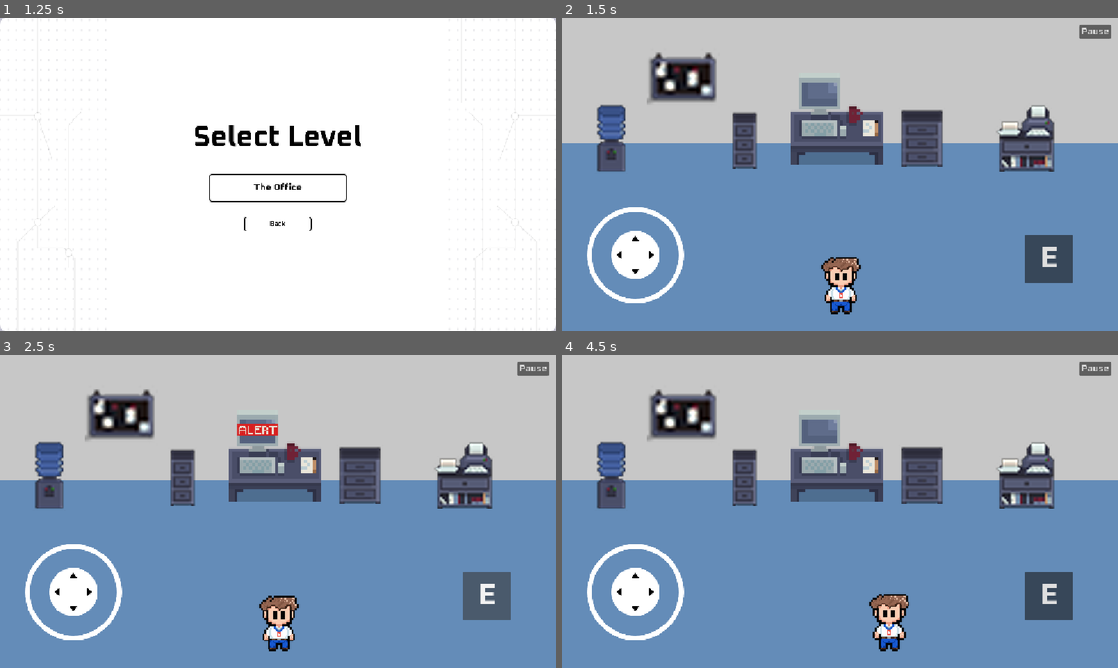
Above: before the commit, frames 1-4 (two rows, left to right).
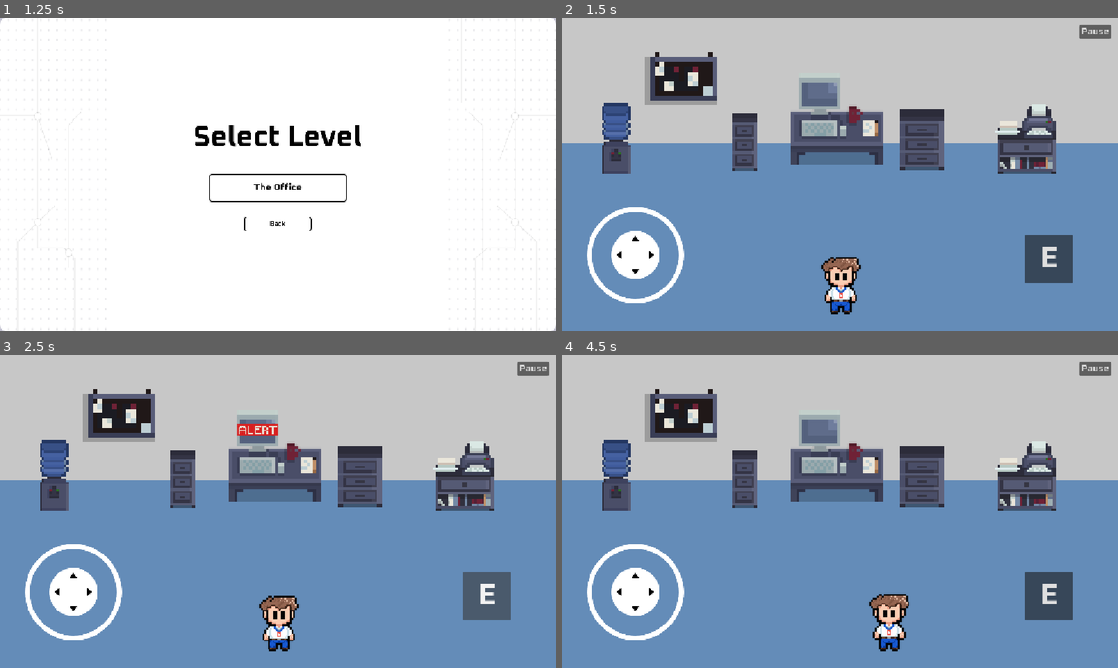
Above: after the commit, the same moments.

Repository: DezJukes/tech-ticket-hero
Game: Godot game, scene res://Scenes/main_menu.tscn
Same seed, same stepped clock (60 frames per second), same inputs: the game is played once before the commit and once after it.
Inputs (mouse positions are in pixels of both pictures, inside the frame that each line leads up to):
- Up to frame 1 (1.25 s): click (278, 212) at 0.5 s
- Up to frame 2 (1.5 s): click (840, 187) at 1.25 s
- Up to frame 3 (2.5 s): click "E" at 2 s
- Up to frame 4 (4.5 s): click "Pause" at 2.75 s; click "Resume" at 3.5 s; tap Enter at 4.25 s; move the mouse to (962, 495) at 4.27 s; hold D (move_right) from 4.28 s (still down); click (962, 495) at 4.42 s

Frame 1 is identical in both runs. In frame 2, 3.5% of the frame differs, in the area x 6-89%, y 10-50%; in frame 3, 3.5%; in frame 4, 3.5%.

Commit message:
fixed furniture and also added collision walls

Diff:
--- /dev/null
+++ b/Scenes/board_frame.tscn
@@ -0,0 +1,17 @@
+[gd_scene format=3 uid="uid://dbrw636buueuk"]
+
+[ext_resource type="Texture2D" uid="uid://bogpcpt6sw7h3" path="res://Assets/Misc/Level 1 - Beginner/Furnitures/Board.png" id="1_a3yj8"]
+
+[sub_resource type="RectangleShape2D" id="RectangleShape2D_l110o"]
+size = Vector2(15, 11)
+
+[node name="BoardFrame" type="Node2D" unique_id=1631846516]
+
+[node name="Sprite2D" type="Sprite2D" parent="." unique_id=367099825]
+texture = ExtResource("1_a3yj8")
+
+[node name="BoardFrameBody" type="StaticBody2D" parent="." unique_id=382742271]
+
+[node name="CollisionShape2D" type="CollisionShape2D" parent="BoardFrameBody" unique_id=1298259116]
+position = Vector2(-0.5, 0.5)
+shape = SubResource("RectangleShape2D_l110o")
--- /dev/null
+++ b/Scenes/filing_cabinet_1.tscn
@@ -0,0 +1,17 @@
+[gd_scene format=3 uid="uid://csntnedlflvm2"]
+
+[ext_resource type="Texture2D" uid="uid://cn7ked3p2t5ff" path="res://Assets/Misc/Level 1 - Beginner/Furnitures/Filing-Cabinet-Tall.png" id="1_g88xv"]
+
+[sub_resource type="RectangleShape2D" id="RectangleShape2D_g88xv"]
+size = Vector2(10, 24)
+
+[node name="FilingCabinet1" type="Node2D" unique_id=1959681443]
+
+[node name="Sprite2D" type="Sprite2D" parent="." unique_id=1178684551]
+texture = ExtResource("1_g88xv")
+
+[node name="FilingCabinetTallBody" type="StaticBody2D" parent="." unique_id=166235220]
+
+[node name="CollisionShape2D" type="CollisionShape2D" parent="FilingCabinetTallBody" unique_id=1021029561]
+position = Vector2(0, 4)
+shape = SubResource("RectangleShape2D_g88xv")
--- /dev/null
+++ b/Scenes/filing_cabinet_2.tscn
@@ -0,0 +1,17 @@
+[gd_scene format=3 uid="uid://dongnad5rxfxy"]
+
+[ext_resource type="Texture2D" uid="uid://b2ym5rpeu5m0p" path="res://Assets/Misc/Level 1 - Beginner/Furnitures/Filing-Cabinet-Wide.png" id="1_plhxs"]
+
+[sub_resource type="RectangleShape2D" id="RectangleShape2D_plhxs"]
+size = Vector2(18, 25)
+
+[node name="FilingCabinet2" type="Node2D" unique_id=1180023425]
+
+[node name="Sprite2D" type="Sprite2D" parent="." unique_id=14612203]
+texture = ExtResource("1_plhxs")
+
+[node name="FilingCabinetWideBody" type="StaticBody2D" parent="." unique_id=494462741]
+
+[node name="CollisionShape2D" type="CollisionShape2D" parent="FilingCabinetWideBody" unique_id=395738787]
+position = Vector2(0, 3.5)
+shape = SubResource("RectangleShape2D_plhxs")
--- a/Scenes/game_scene.tscn
+++ b/Scenes/game_scene.tscn
@@ -7,14 +7,17 @@
 [ext_resource type="Script" uid="uid://ev83luu2pw8p" path="res://Scenes/pause.gd" id="3_fiftr"]
 [ext_resource type="FontFile" uid="uid://c5rykut8ifhd8" path="res://Assets/Font/Oxanium-Bold.ttf" id="4_1ixah"]
 [ext_resource type="PackedScene" uid="uid://bqk4wwgbista1" path="res://Scenes/computer.tscn" id="4_rgj8m"]
-[ext_resource type="Texture2D" uid="uid://dhtcdlp443358" path="res://Assets/Misc/Level 1 - Beginner/Furnitures/Board-Frame.png" id="8_4xiap"]
-[ext_resource type="Texture2D" uid="uid://bjo6d2500gtbq" path="res://Assets/Misc/Level 1 - Beginner/Furnitures/Filing-Cabinet1.png" id="9_wywco"]
-[ext_resource type="Texture2D" uid="uid://cuengilim3efd" path="res://Assets/Misc/Level 1 - Beginner/Furnitures/Filing-Cabinet2.png" id="10_ldntv"]
-[ext_resource type="Texture2D" uid="uid://ditcdudn2us7r" path="res://Assets/Misc/Level 1 - Beginner/Furnitures/Printer-Furniture.png" id="11_w8jfd"]
-[ext_resource type="Texture2D" uid="uid://dvm1g41c3vpv8" path="res://Assets/Misc/Level 1 - Beginner/Furnitures/Water-Dispenser.png" id="12_a7fet"]
+[ext_resource type="PackedScene" uid="uid://dbrw636buueuk" path="res://Scenes/board_frame.tscn" id="8_4xiap"]
+[ext_resource type="PackedScene" uid="uid://csntnedlflvm2" path="res://Scenes/filing_cabinet_1.tscn" id="9_4xiap"]
+[ext_resource type="PackedScene" uid="uid://dongnad5rxfxy" path="res://Scenes/filing_cabinet_2.tscn" id="10_4xiap"]
+[ext_resource type="PackedScene" uid="uid://c1ddoutc25g2q" path="res://Scenes/printer_furniture.tscn" id="11_4xiap"]
+[ext_resource type="PackedScene" uid="uid://bw0kxc2vm7tw5" path="res://Scenes/water_dispenser.tscn" id="12_wywco"]
 
 [sub_resource type="StyleBoxTexture" id="StyleBoxTexture_7iton"]
 texture = ExtResource("2_2fmhe")
+
+[sub_resource type="RectangleShape2D" id="RectangleShape2D_4xiap"]
+size = Vector2(3962, 17)
 
 [node name="game_scene" type="Node2D" unique_id=1648794748]
 script = ExtResource("1_1ixah")
@@ -141,25 +144,38 @@
 theme_override_font_sizes/font_size = 20
 text = "Main Menu"
 
-[node name="BoardFrame" type="Sprite2D" parent="." unique_id=996214933]
+[node name="BoardFrame" parent="." unique_id=2050009075 instance=ExtResource("8_4xiap")]
 position = Vector2(252, 121)
-texture = ExtResource("8_4xiap")
+scale = Vector2(10, 10)
 
-[node name="FilingCabinet1" type="Sprite2D" parent="." unique_id=1245314056]
+[node name="FilingCabinet1" parent="." unique_id=980622233 instance=ExtResource("9_4xiap")]
 position = Vector2(378, 236)
-texture = ExtResource("9_wywco")
+scale = Vector2(5, 5)
 
-[node name="FilingCabinet2" type="Sprite2D" parent="." unique_id=1373632091]
+[node name="FilingCabinet2" parent="." unique_id=1667632422 instance=ExtResource("10_4xiap")]
 position = Vector2(746, 234)
-texture = ExtResource("10_ldntv")
+scale = Vector2(5, 5)
 
-[node name="PrinterFurniture" type="Sprite2D" parent="." unique_id=731864997]
+[node name="PrinterFurniture2" parent="." unique_id=1844465560 instance=ExtResource("11_4xiap")]
 position = Vector2(963, 243)
-texture = ExtResource("11_w8jfd")
+scale = Vector2(5, 5)
 
-[node name="WaterDispenser" type="Sprite2D" parent="." unique_id=282313008]
+[node name="WaterDispenser2" parent="." unique_id=370066415 instance=ExtResource("12_wywco")]
 position = Vector2(112, 247)
-texture = ExtResource("12_a7fet")
+scale = Vector2(5, 5)
+
+[node name="CollisionWall" type="StaticBody2D" parent="." unique_id=81227015]
+
+[node name="CollisionShape2D" type="CollisionShape2D" parent="CollisionWall" unique_id=1799078276]
+position = Vector2(872, 198)
+shape = SubResource("RectangleShape2D_4xiap")
+
+[node name="CollisionWall2" type="StaticBody2D" parent="." unique_id=1645758888]
+position = Vector2(0, 497)
+
+[node name="CollisionShape2D" type="CollisionShape2D" parent="CollisionWall2" unique_id=262771173]
+position = Vector2(865, 168)
+shape = SubResource("RectangleShape2D_4xiap")
 
 [connection signal="pressed" from="CanvasLayer/Interact" to="." method="_on_interact_pressed"]
 [connection signal="pressed" from="CanvasLayer/PauseButton" to="." method="_on_button_pressed"]
--- /dev/null
+++ b/Scenes/printer_furniture.tscn
@@ -0,0 +1,17 @@
+[gd_scene format=3 uid="uid://c1ddoutc25g2q"]
+
+[ext_resource type="Texture2D" uid="uid://ditcdudn2us7r" path="res://Assets/Misc/Level 1 - Beginner/Furnitures/Printer-Furniture.png" id="1_ta5yi"]
+
+[sub_resource type="RectangleShape2D" id="RectangleShape2D_ta5yi"]
+size = Vector2(25, 29)
+
+[node name="PrinterFurniture" type="Node2D" unique_id=1844465560]
+
+[node name="Sprite2D" type="Sprite2D" parent="." unique_id=1857784500]
+texture = ExtResource("1_ta5yi")
+
+[node name="PrinterBody" type="StaticBody2D" parent="." unique_id=1707145495]
+
+[node name="CollisionShape2D" type="CollisionShape2D" parent="PrinterBody" unique_id=1005926670]
+position = Vector2(-0.5, 1.5)
+shape = SubResource("RectangleShape2D_ta5yi")
--- /dev/null
+++ b/Scenes/water_dispenser.tscn
@@ -0,0 +1,17 @@
+[gd_scene format=3 uid="uid://bw0kxc2vm7tw5"]
+
+[ext_resource type="Texture2D" uid="uid://dvm1g41c3vpv8" path="res://Assets/Misc/Level 1 - Beginner/Furnitures/Water-Dispenser.png" id="1_836o7"]
+
+[sub_resource type="RectangleShape2D" id="RectangleShape2D_836o7"]
+size = Vector2(12, 29)
+
+[node name="WaterDispenser" type="Node2D" unique_id=370066415]
+
+[node name="Sprite2D" type="Sprite2D" parent="." unique_id=1306959099]
+texture = ExtResource("1_836o7")
+
+[node name="WaterDispenserBody" type="StaticBody2D" parent="." unique_id=133089813]
+
+[node name="CollisionShape2D" type="CollisionShape2D" parent="WaterDispenserBody" unique_id=1080644354]
+position = Vector2(0, 0.5)
+shape = SubResource("RectangleShape2D_836o7")
Binary file removed: Assets/Misc/Level 1 - Beginner/Furnitures/Board-Frame.png
Binary file added: Assets/Misc/Level 1 - Beginner/Furnitures/Board.png
Not shown, changed: Assets/Misc/Level 1 - Beginner/Furnitures/Board.png.import
Binary file added: Assets/Misc/Level 1 - Beginner/Furnitures/Filing-Cabinet-Tall.png
Not shown, changed: Assets/Misc/Level 1 - Beginner/Furnitures/Filing-Cabinet-Tall.png.import
Binary file added: Assets/Misc/Level 1 - Beginner/Furnitures/Filing-Cabinet-Wide.png
Not shown, changed: Assets/Misc/Level 1 - Beginner/Furnitures/Filing-Cabinet-Wide.png.import
Binary file removed: Assets/Misc/Level 1 - Beginner/Furnitures/Filing-Cabinet1.png
Binary file removed: Assets/Misc/Level 1 - Beginner/Furnitures/Filing-Cabinet2.png
Binary file changed: Assets/Misc/Level 1 - Beginner/Furnitures/Printer-Furniture.png
Binary file changed: Assets/Misc/Level 1 - Beginner/Furnitures/Water-Dispenser.png
